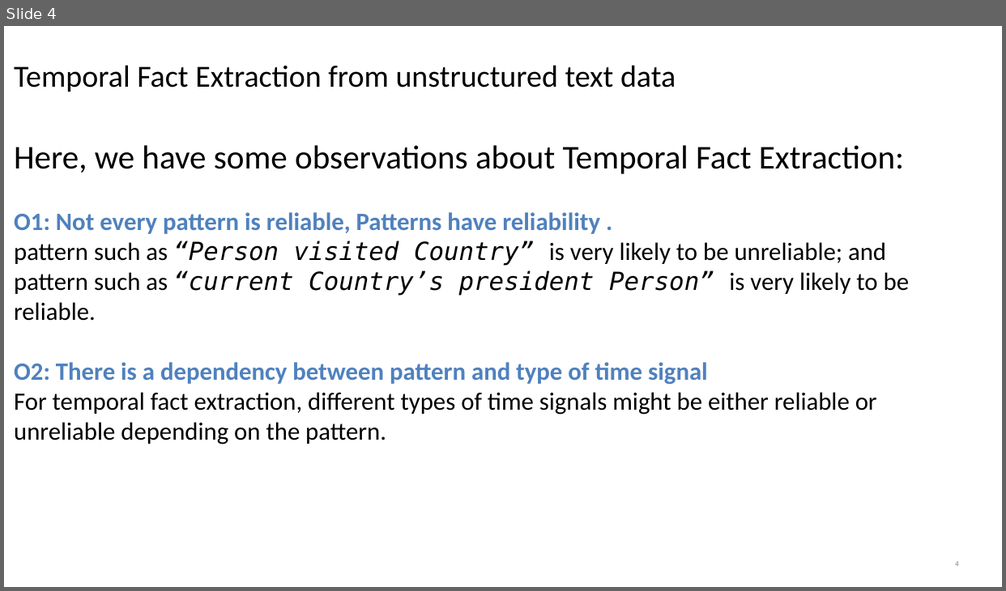
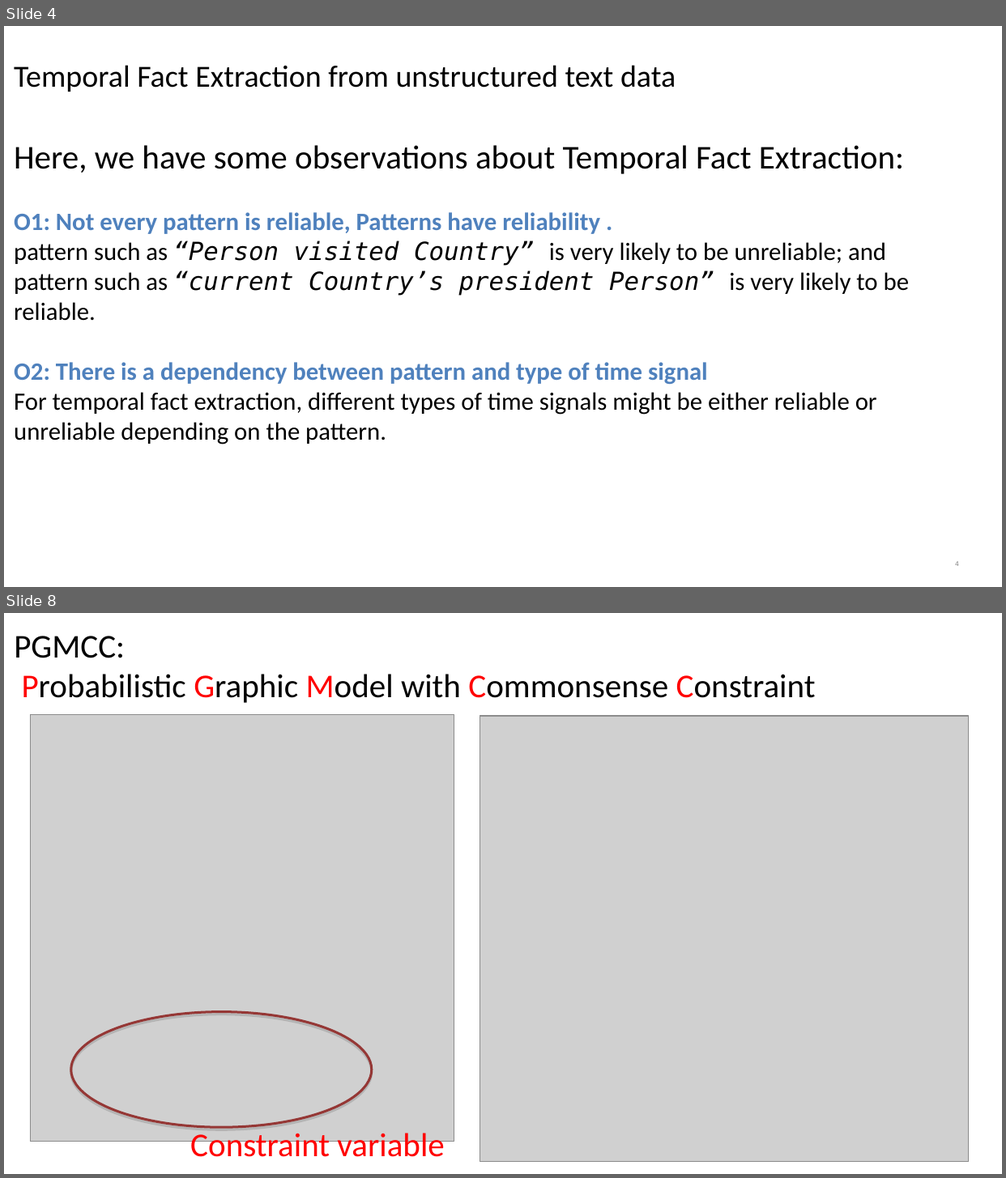
Before and after one commit to zhouyang98/zhouyang98.github.io, a slide deck: PGMCC-www2020.ppt. Shown one above the other, each under a label of ours: slide 4 before the commit, slides 4 and 8 after it; the slides between them are not shown. The pictures are 1006x591 and 1006x1178 pixels, drawn with LibreOffice and Linux fonts; fonts in the diff are those of the drawing; grey boxes stand for pictures; background and template pictures are left out. Boxes give left, top, right and bottom in pixels: in the first picture for what was removed or moved away, otherwise in the second. Text is boxed around its words. In the diff, an @@ line names an element or a change of style, - is before the commit and + after.

```diff
--- a/PGMCC-www2020.ppt
+++ b/PGMCC-www2020.ppt
@@ slide 8 added at (x1=4, y1=613, x2=1002, y2=1174), background picture (left out) @@
@@ title added at (x1=14, y1=636, x2=816, y2=703), 24 pt, text #000000 @@
+PGMCC:
+Probabilistic Graphic Model with Commonsense Constraint
@@ picture added at (x1=30, y1=715, x2=454, y2=1142) @@
@@ picture added at (x1=480, y1=716, x2=969, y2=1162) @@
@@ ellipse added at (x1=71, y1=1012, x2=371, y2=1128), outline #953735 1.76 pt @@
@@ text added at (x1=190, y1=1129, x2=444, y2=1165), 24 pt, text #FF0000 @@
+Constraint variable
@@ page number added at (x1=735, y1=1142, x2=968, y2=1162), 4.8 pt, text #898989 @@
+8
```
Also in this commit, not shown: 4 slides changed, 2 other slides added, 3 slides removed, 3 other files.
